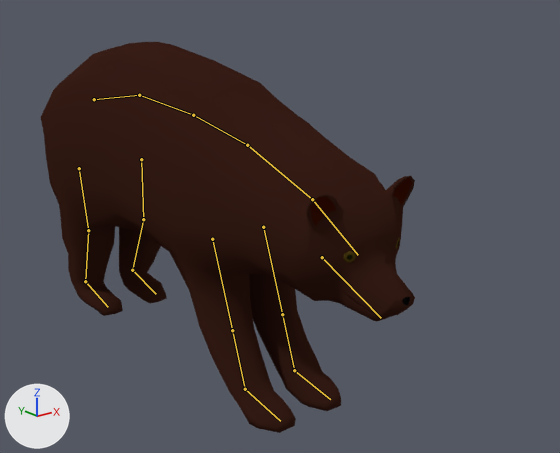
The Blender file Content/Environment/Animals/Bear/Skeletal/SK_Bear_001.blend: old version first, new version second.
Camera for both pictures: a 50 mm camera at (-2.32, -3.6, 2.13) aimed at (0.44, -0.16, 0.75). The axes (+X, +Y, +Z) are drawn at lower left. The lights are the same throughout. The bones that bend it are drawn over the model as lines.

The first picture shows 'Bear'.
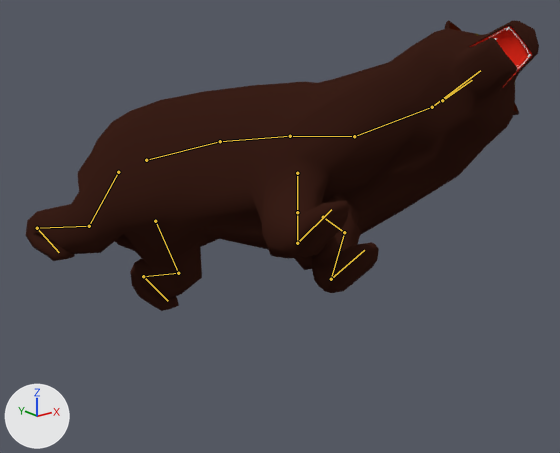
The newer file adds an action. The first version stands in its rest pose; the second is drawn at frame 28 of the action 'Death'.

The change in detail:
Bone 'Spine_04' (bone_spine_04) moves from (0.0, 0.0, 0.0) to (0.316, -0.064, 0.386).
Bone 'Spine_04' (bone_spine_04) turns from (0, 0, 0) to (-16, -56, -11) degrees about its own x, y and z.
Bone 'Spine_01' (bone_spine_01) turns from (0, 0, 0) to (22, 5, -11) degrees about its own x, y and z.
Bone 'Head' (bone_head) turns from (0, 0, 0) to (12, -16, -20) degrees about its own x, y and z.
Bone 'MouthBottom' (bone_mouthbottom) turns from (0, 0, 0) to (-42, 0, 0) degrees about its own x, y and z.
Bone 'FrontLeg_IK.L' (bone_frontleg_ik_l) moves from (0.0, 0.0, 0.0) to (-0.084, -0.327, 0.572).
Bone 'FrontLeg_IK.L' (bone_frontleg_ik_l) turns from (0, 0, 0) to (-52, 0, 0) degrees about its own x, y and z.
Bone 'FrontLeg_PoleTarget.L' (bone_frontleg_poletarget_l) moves from (0.0, 0.0, 0.0) to (0.695, 0.298, -0.037).
Bone 'BackLeg_PoleTarget.L' (bone_backleg_poletarget_l) moves from (0.0, 0.0, 0.0) to (0.0, 0.271, -0.376).
Bone 'BackLeg_IK.L' (bone_backleg_ik_l) moves from (0.0, 0.0, 0.0) to (0.0, -0.136, 0.001).
Bone 'FrontLeg_IK.R' (bone_frontleg_ik_r) moves from (0.0, 0.0, 0.0) to (-0.066, -0.432, 0.752).
Bone 'FrontLeg_IK.R' (bone_frontleg_ik_r) turns from (0, 0, 0) to (-52, 0, 0) degrees about its own x, y and z.
Bone 'FrontLeg_PoleTarget.R' (bone_frontleg_poletarget_r) moves from (0.0, 0.0, 0.0) to (0.754, 0.282, -0.045).
Bone 'BackLeg_PoleTarget.R' (bone_backleg_poletarget_r) moves from (0.0, 0.0, 0.0) to (0.189, 0.357, -0.129).
Bone 'BackLeg_IK.R' (bone_backleg_ik_r) moves from (0.0, 0.0, 0.0) to (-0.25, 0.021, 0.377).

Boxes (x1, y1, x2, y2) around the edits, measured in the pictures (560 x 453 px):
'Bear', posed (37% wider, 26% shorter)
    before: (41, 42, 415, 433)
    after: (26, 20, 539, 311)
bone 'Spine_04', root to tip
    before: (94, 99) to (139, 95)
    after: (146, 160) to (220, 141)
bone 'Spine_01', root to tip
    before: (247, 145) to (312, 199)
    after: (354, 136) to (432, 107)
bone 'Head', root to tip
    before: (312, 199) to (358, 255)
    after: (432, 107) to (480, 70)
bone 'MouthBottom', root to tip
    before: (322, 257) to (381, 318)
    after: (442, 100) to (472, 80)
